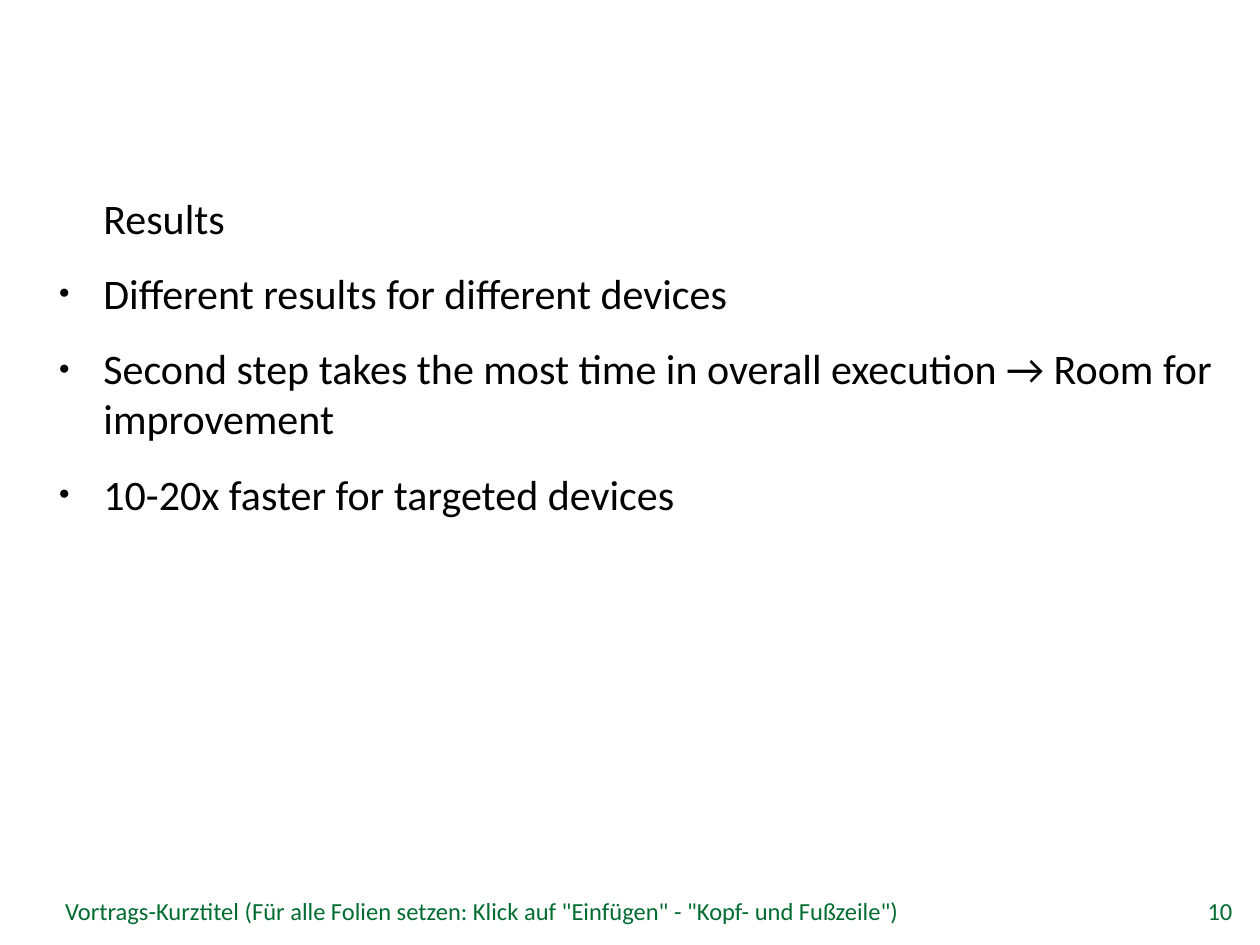
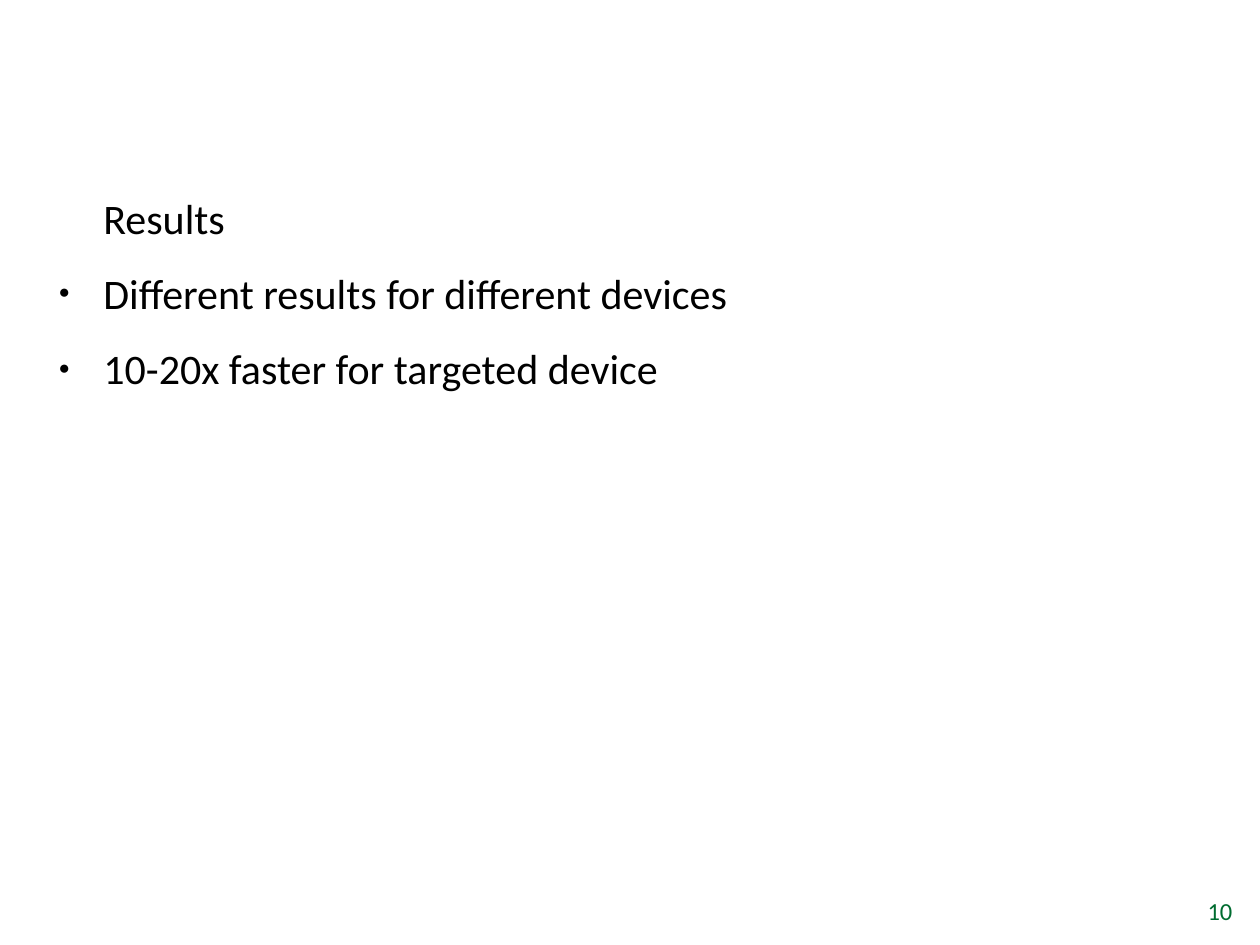
Before and after one commit to tuanpham91/OpenCLBA, a slide deck: slide 10 of Bachelor Thesis.odp. Drawn at 1260x945 pixels with LibreOffice and Linux fonts; fonts in the diff are those of the drawing; background and template pictures are left out. Boxes give left, top, right and bottom in pixels: in the first picture for what was removed or moved away, otherwise in the second. Text is boxed around its words. In the diff, an @@ line names an element or a change of style, - is before the commit and + after.

```diff
--- a/Bachelor Thesis.odp
+++ b/Bachelor Thesis.odp
@@ text at bbox=[103, 354, 658, 392]: text changed @@
-● Second step takes the most time in overall execution → Room for improvement
-● 10-20x faster for targeted devices
+● 10-20x faster for targeted device
@@ text removed at bbox=[65, 902, 898, 925] @@
-Vortrags-Kurztitel (Für alle Folien setzen: Klick auf "Einfügen" - "Kopf- und Fußzeile")
```
Also in this commit, not shown: 6 other slides changed, 1 slide added, 1 slide removed, 2 other files.
